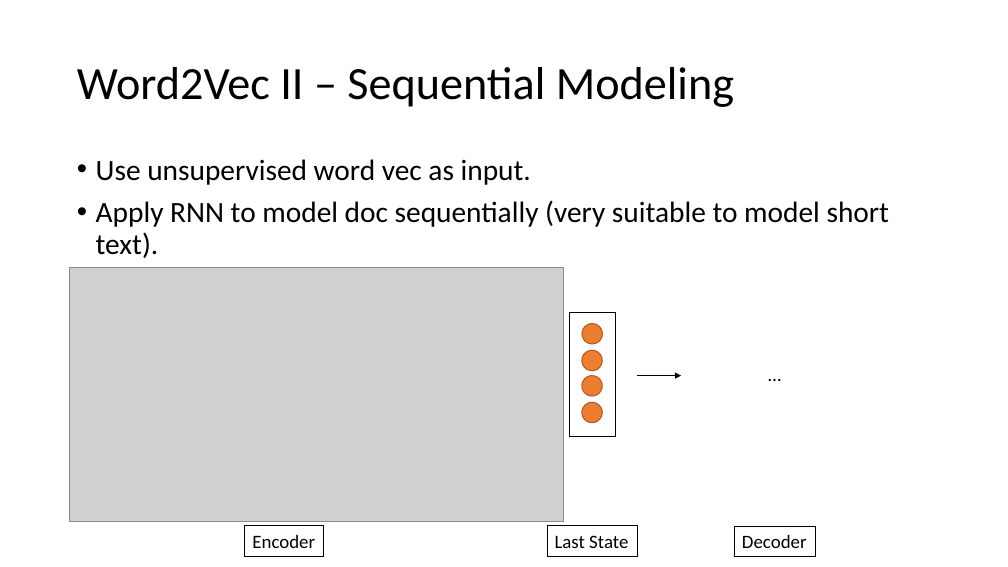
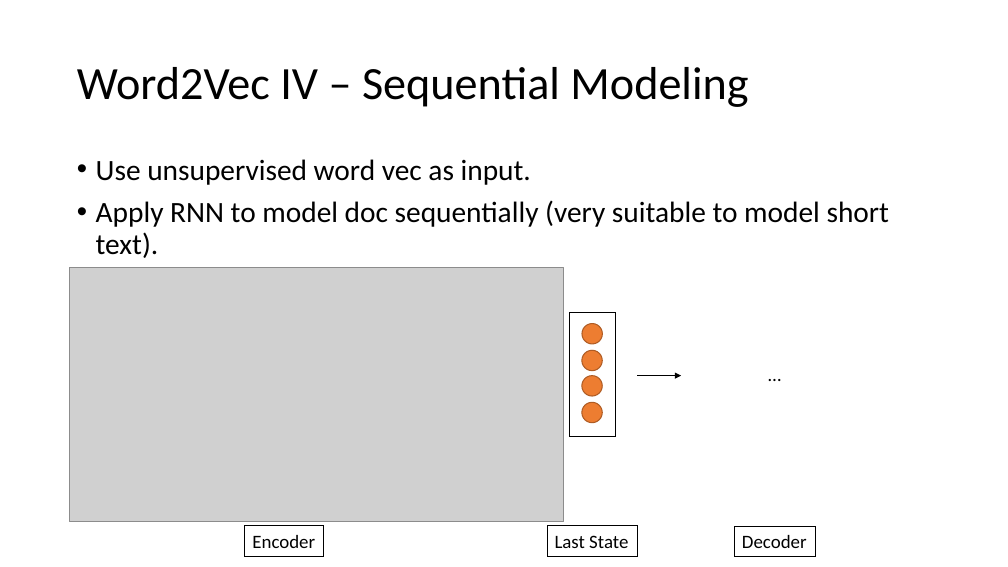
Before and after one commit to jirachikai/nlp-tutorial, a slide deck: slide 16 of slides.pptx (slide 17 before the commit). Drawn at 1008x567 pixels with LibreOffice and Linux fonts; fonts in the diff are those of the drawing; grey boxes stand for pictures. Boxes give left, top, right and bottom in pixels: in the first picture for what was removed or moved away, otherwise in the second. Text is boxed around its words. In the diff, an @@ line names an element or a change of style, - is before the commit and + after.

```diff
--- a/slides.pptx
+++ b/slides.pptx
@@ title at (x1=77, y1=67, x2=748, y2=107): text changed @@
-Word2Vec II – Sequential Modeling
+Word2Vec IV – Sequential Modeling
```
Also in this commit, not shown: 4 other slides changed, 1 slide removed, 3 other files.
